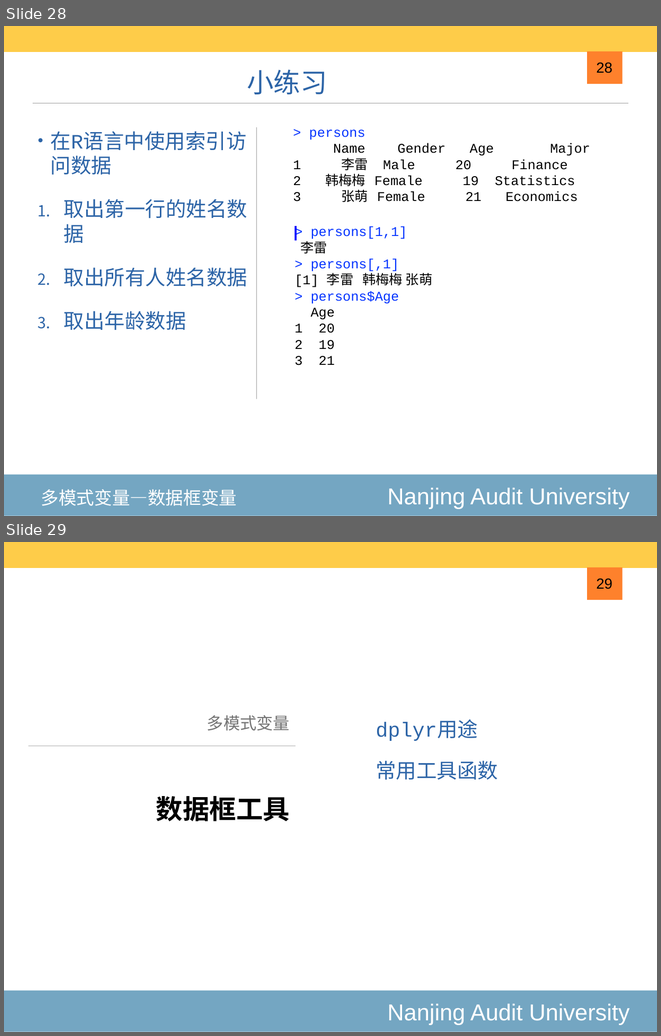
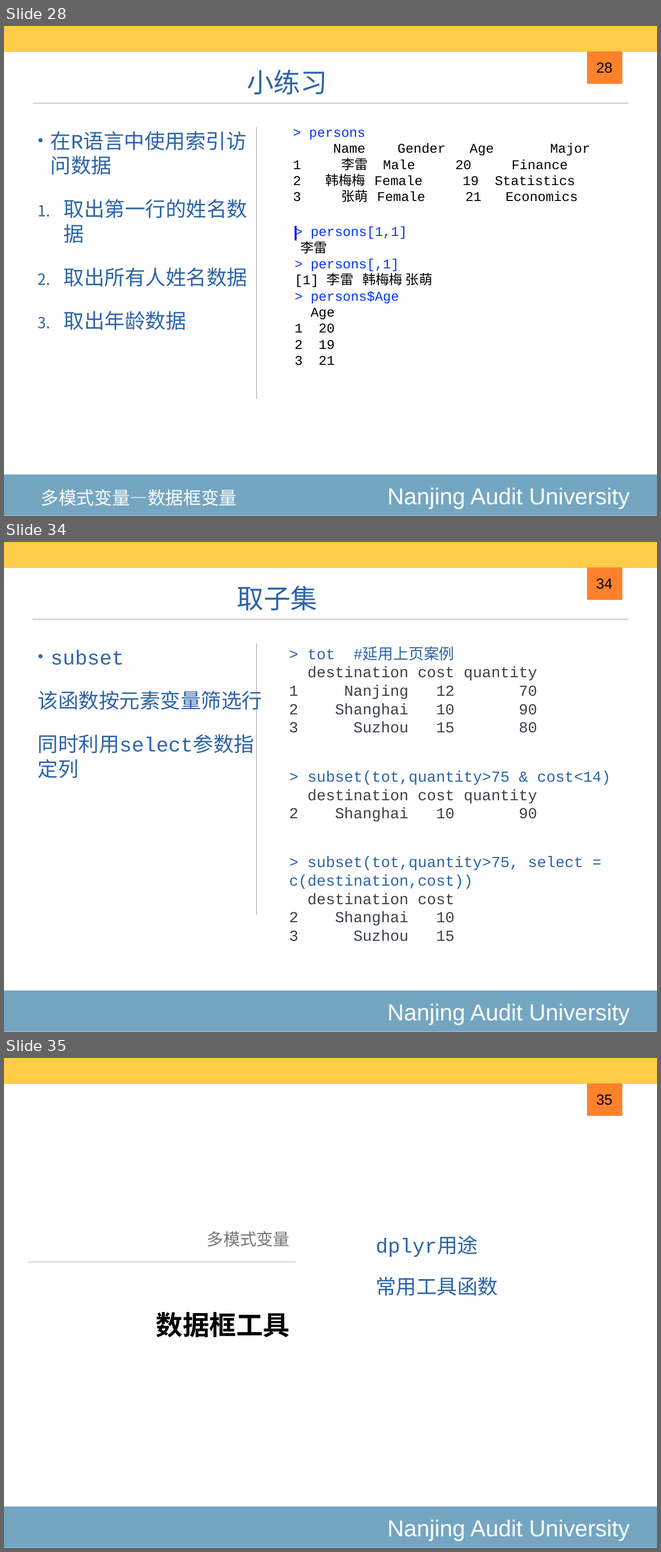
Before and after one commit to exoplanetX/DataAnalytics, a slide deck: 2020-3-高级数据结构.pptx. Shown one above the other, each under a label of ours: slides 28 and 29 before the commit, slides 28, 34 and 35 after it; the slides between them are not shown. The pictures are 661x1036 and 661x1552 pixels, drawn with LibreOffice and Linux fonts; fonts in the diff are those of the drawing. Boxes give left, top, right and bottom in pixels: in the first picture for what was removed or moved away, otherwise in the second. Text is boxed around its words. In the diff, an @@ line names an element or a change of style, - is before the commit and + after.

```diff
--- a/2020-3-高级数据结构.pptx
+++ b/2020-3-高级数据结构.pptx
@@ slide 34 added at <box>4,542,657,1032</box>, background #FFFFFF; not listed: 5 template elements that a slide beside it also shows @@
@@ text added at <box>237,585,317,610</box>, 42 pt, text #2C64A7 @@
+取子集
@@ page number added at <box>596,578,612,589</box>, 23 pt, text #000000 @@
+34
@@ text added at <box>38,650,263,753</box>, 32 pt, text #2C64A7 @@
+• subset
+该函数按元素变量筛选行
+同时利用select参数指定列
@@ text added at <box>289,648,537,733</box>, 24 pt, text #3A414B @@
+> tot #延用上页案例
+destination cost quantity
+1 Nanjing 12 70
+2 Shanghai 10 90
+3 Suzhou 15 80
@@ text added at <box>289,770,611,821</box>, 24 pt, text #3A414B @@
+> subset(tot,quantity>75 & cost<14)
+destination cost quantity
+2 Shanghai 10 90
@@ text added at <box>289,856,583,941</box>, 24 pt, text #2C64A7 @@
+> subset(tot,quantity>75, select = c(destination,cost))
+destination cost
+2 Shanghai 10
+3 Suzhou 15
@@ what was slide 29 is now slide 35 @@
@@ page number at <box>596,1094,612,1105</box>: text changed @@
-29
+35
```
Also in this commit, not shown: 5 other slides added.
